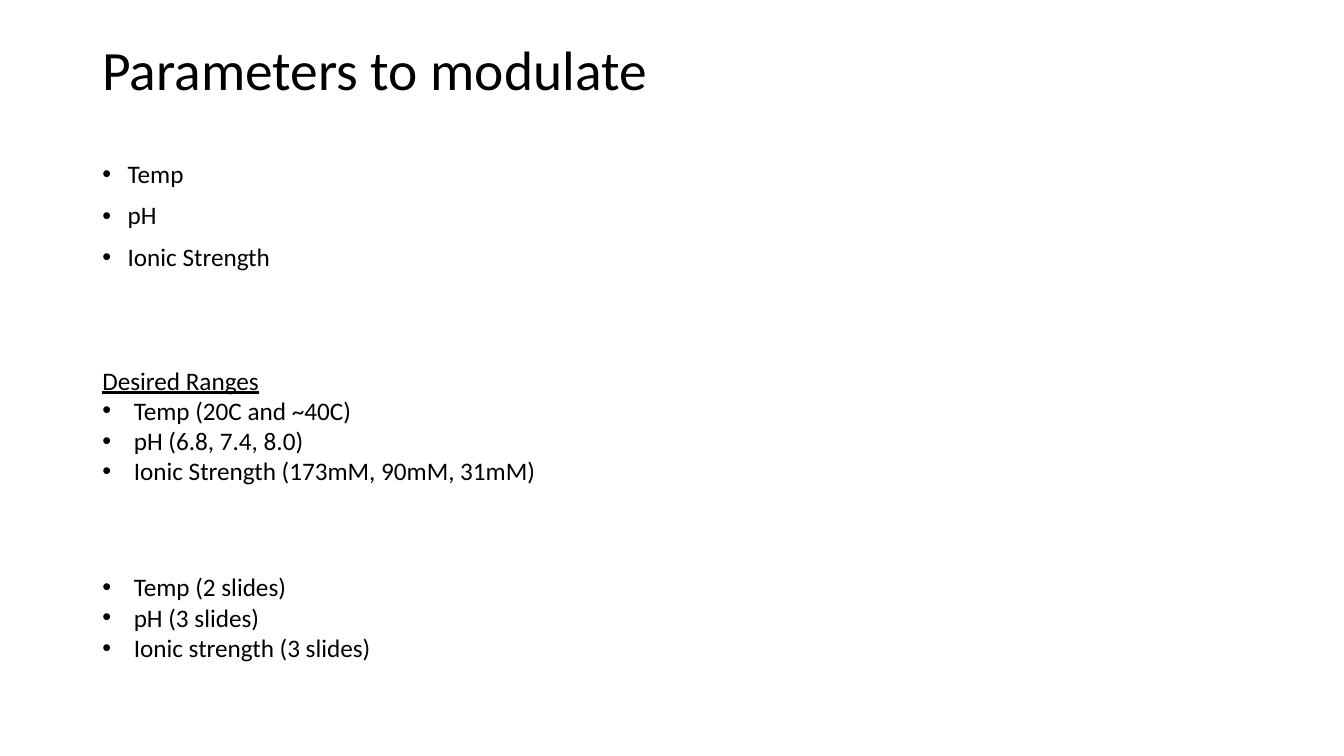
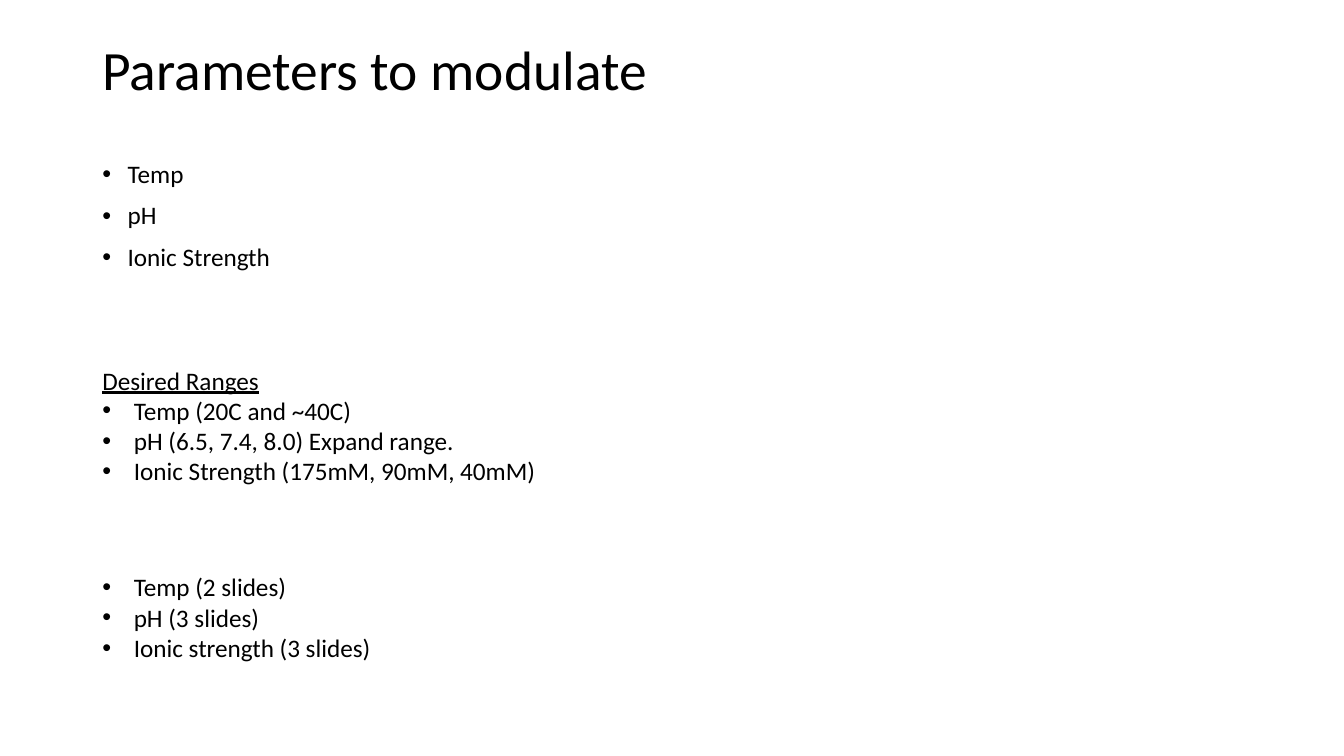
Before and after one commit to mdanderson03/SpectrePlex, a slide deck: slide 2 of Presentation/General Kinetics Overview.pptx. Drawn at 1344x756 pixels with LibreOffice and Linux fonts; fonts in the diff are those of the drawing. Boxes give left, top, right and bottom in pixels: in the first picture for what was removed or moved away, otherwise in the second. Text is boxed around its words. In the diff, an @@ line names an element or a change of style, - is before the commit and + after.

```diff
--- a/Presentation/General Kinetics Overview.pptx
+++ b/Presentation/General Kinetics Overview.pptx
@@ text at bbox=[134, 431, 535, 485]: text changed @@
-• pH (6.8, 7.4, 8.0)
-• Ionic Strength (173mM, 90mM, 31mM)
+• pH (6.5, 7.4, 8.0) Expand range.
+• Ionic Strength (175mM, 90mM, 40mM)
```
Also in this commit, not shown: 2 slides added, 3 other files.
